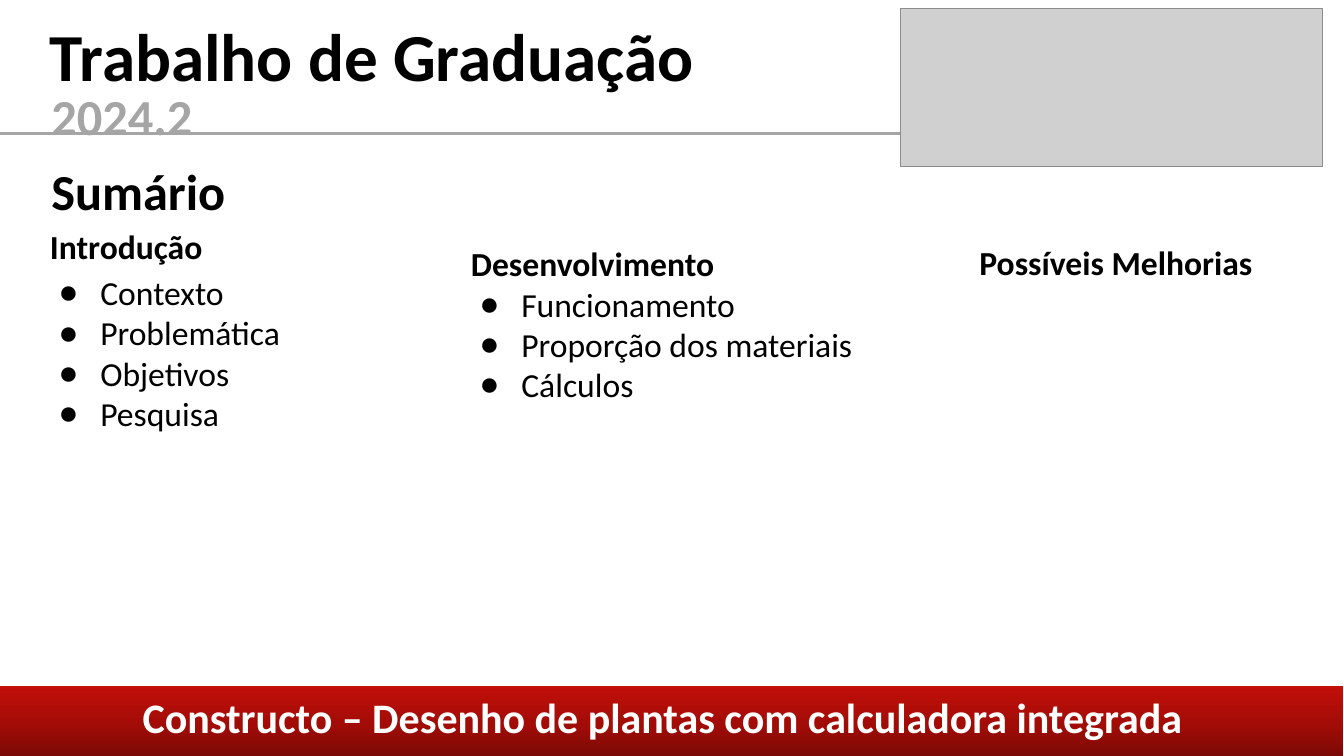
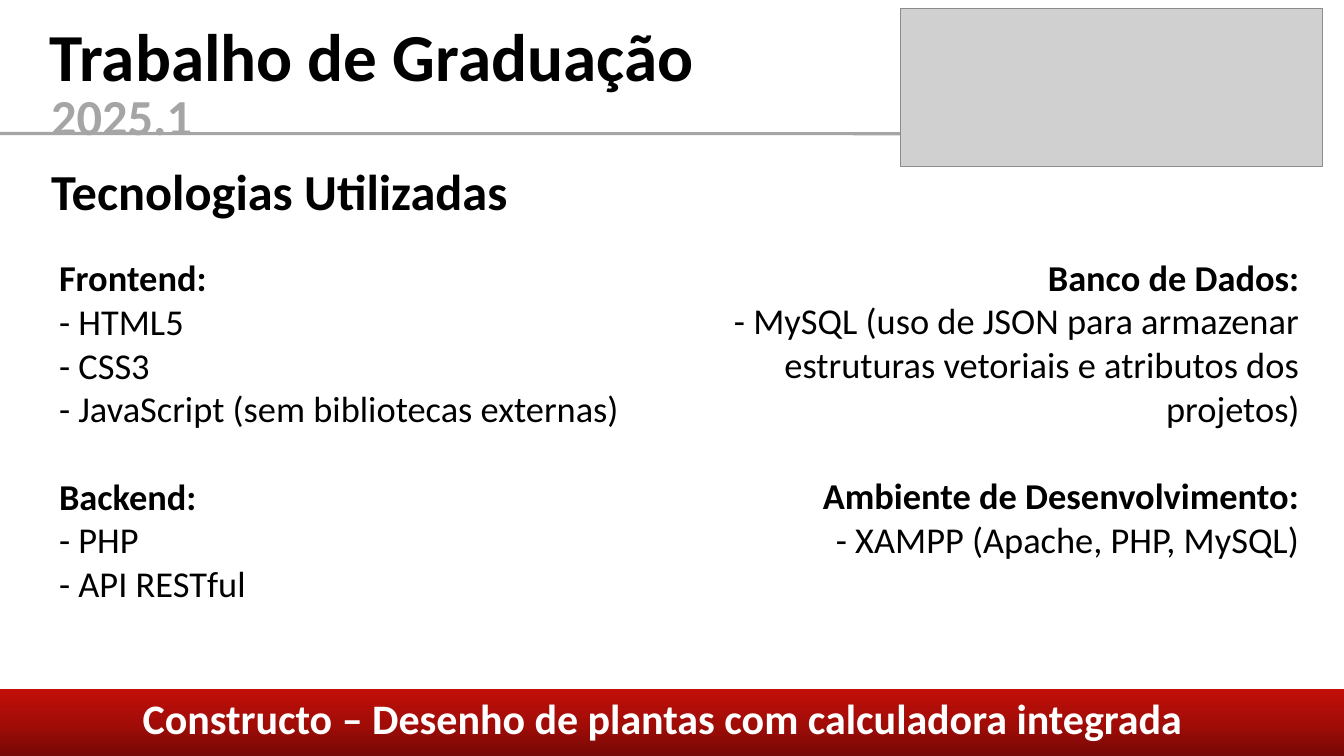
Before and after one commit to caiom4754/Constructo, a slide deck: slide 5 of coisas/Apresentação TG.pptx (slide 4 before the commit). Drawn at 1344x756 pixels with LibreOffice and Linux fonts; fonts in the diff are those of the drawing; grey boxes stand for pictures. Boxes give left, top, right and bottom in pixels: in the first picture for what was removed or moved away, otherwise in the second. Text is boxed around its words. In the diff, an @@ line names an element or a change of style, - is before the commit and + after.

```diff
--- a/coisas/Apresentação TG.pptx
+++ b/coisas/Apresentação TG.pptx
@@ text at bbox=[51, 102, 192, 135]: text changed @@
-2024.2
+2025.1
@@ text at bbox=[51, 174, 507, 219]: text changed @@
-Sumário
+Tecnologias Utilizadas
@@ text removed at bbox=[50, 235, 280, 432] @@
-Introdução
-● Contexto
-● Problemática
-● Objetivos
-● Pesquisa
@@ text added at bbox=[59, 265, 619, 598], 26 pt, text #000000 @@
+Frontend:
+- HTML5
+- CSS3
+- JavaScript (sem bibliotecas externas)
+Backend:
+- PHP
+- API RESTful
@@ text removed at bbox=[471, 252, 853, 398] @@
-Desenvolvimento
-● Funcionamento
-● Proporção dos materiais
-● Cálculos
@@ text added at bbox=[753, 265, 1299, 559], 26 pt, text #000000 @@
+Banco de Dados:
+- MySQL (uso de JSON para armazenar estruturas vetoriais e atributos dos projetos)
+Ambiente de Desenvolvimento:
+- XAMPP (Apache, PHP, MySQL)
@@ text removed at bbox=[979, 251, 1253, 276] @@
-Possíveis Melhorias
@@ text "Constructo – Desenho de plantas ...": place and size @@
-text "Constructo – Desenho de plantas ..." at bbox=[143, 703, 1182, 740]
+text "Constructo – Desenho de plantas ..." at bbox=[143, 704, 1182, 744]
```
Also in this commit, not shown: 7 other slides changed, 5 slides added, 6 slides removed, 3 other files.
